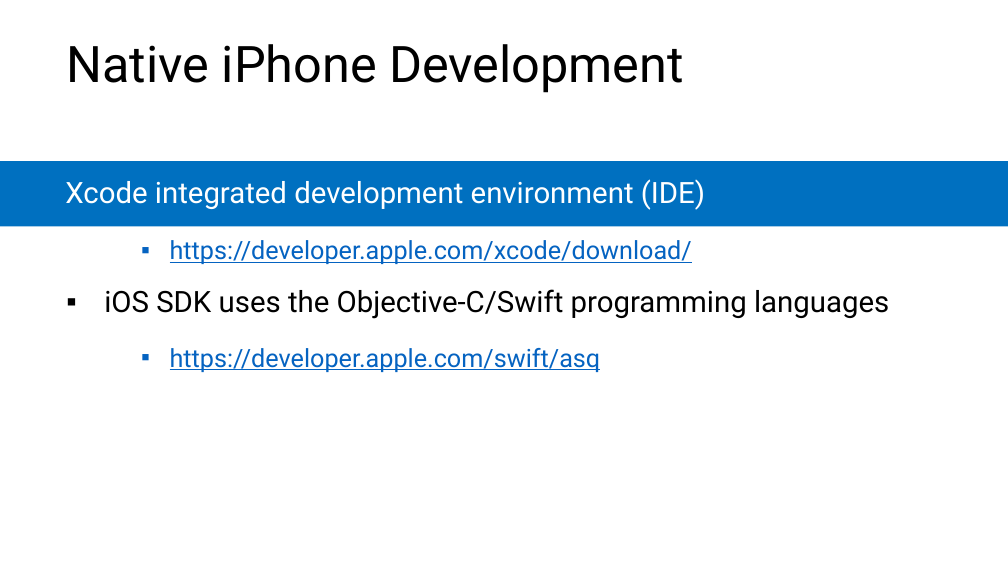
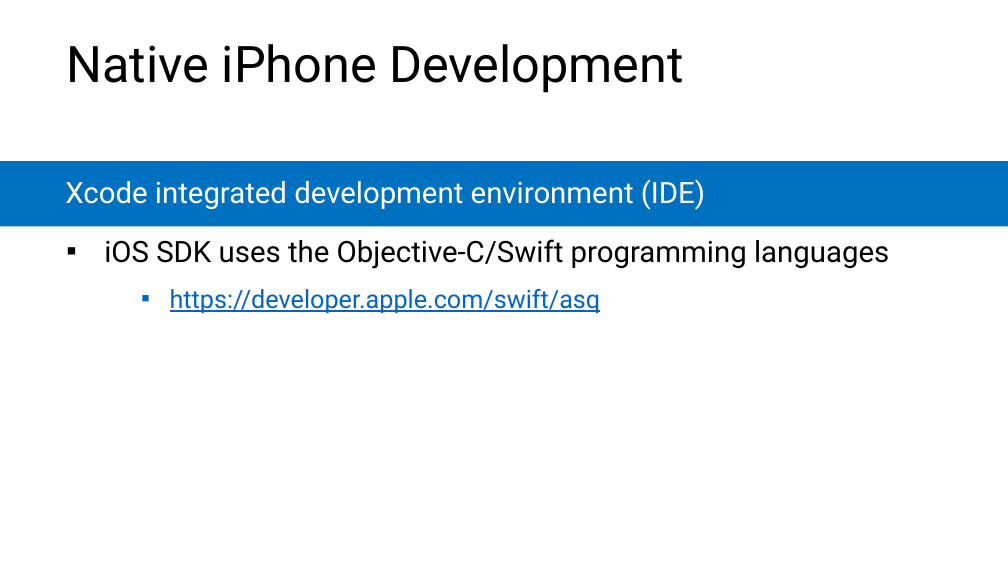
Before and after one commit to microsoft/AcademicContent, a slide deck: slide 6 of Instructor-Led/Module3/Lessons/Module3_Lesson1 Mobile Development Survey.pptx. Drawn at 1008x567 pixels with LibreOffice and Linux fonts; fonts in the diff are those of the drawing. Boxes give left, top, right and bottom in pixels: in the first picture for what was removed or moved away, otherwise in the second. Text is boxed around its words. In the diff, an @@ line names an element or a change of style, - is before the commit and + after.

```diff
--- a/Instructor-Led/Module3/Lessons/Module3_Lesson1 Mobile Development Survey.pptx
+++ b/Instructor-Led/Module3/Lessons/Module3_Lesson1 Mobile Development Survey.pptx
@@ text "iOS SDK uses the Objective-C/Swift ...": place and size @@
-text "iOS SDK uses the Objective-C/Swift ..." at bbox=[104, 289, 889, 319]
+text "iOS SDK uses the Objective-C/Swift ..." at bbox=[104, 239, 889, 269]
@@ text removed at bbox=[170, 240, 692, 264] @@
-    ▪ https://developer.apple.com/xcode/download/
@@ text "https://developer.apple.com/swift/asq": place and size @@
-text "https://developer.apple.com/swift/asq" at bbox=[170, 348, 601, 372]
+text "https://developer.apple.com/swift/asq" at bbox=[170, 289, 601, 313]
```
Also in this commit, not shown: 8 other slides changed, 3 slides added, 4 slides removed.
